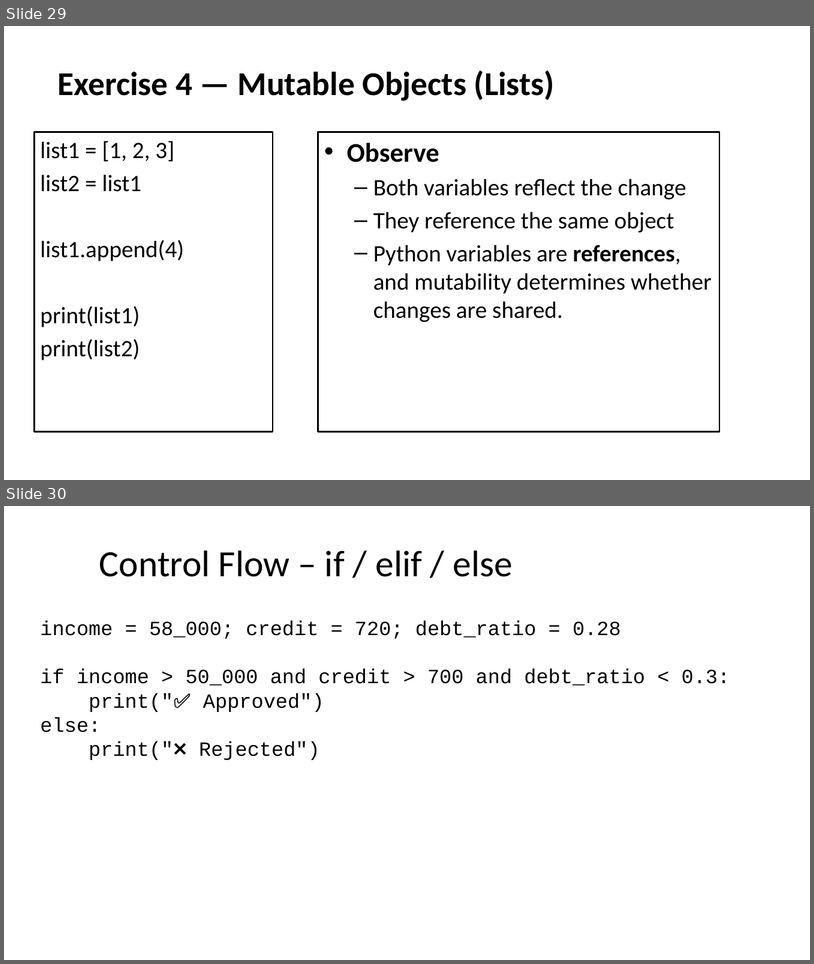
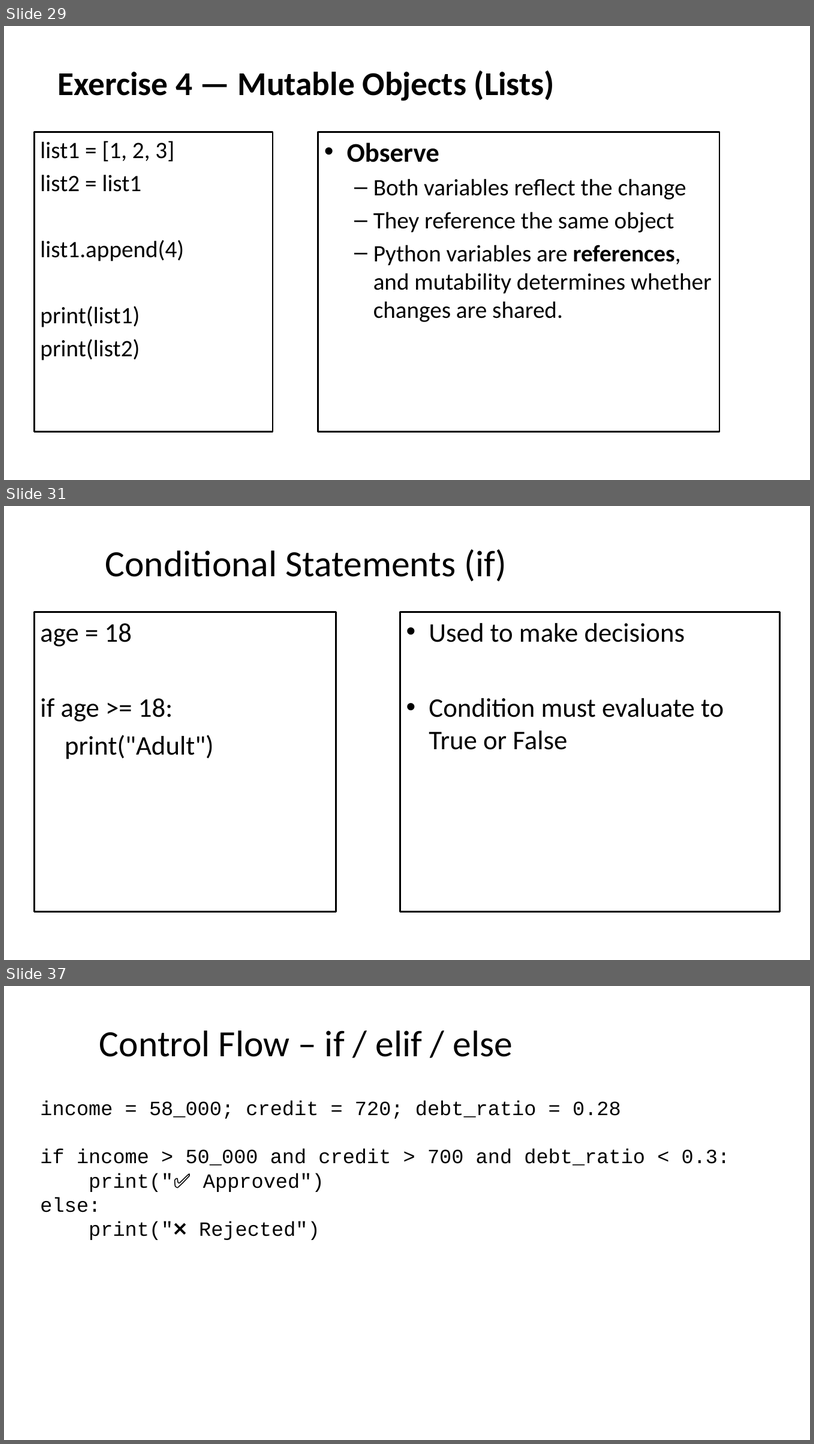
Before and after one commit to seanwhs/3-Day-Python-Crash-Course, a slide deck: Python_Crash_Course_2025.pptx. Shown one above the other, each under a label of ours: slides 29 and 30 before the commit, slides 29, 31 and 37 after it; the slides between them are not shown. The pictures are 814x964 and 814x1444 pixels, drawn with LibreOffice and Linux fonts; fonts in the diff are those of the drawing. Boxes give left, top, right and bottom in pixels: in the first picture for what was removed or moved away, otherwise in the second. Text is boxed around its words. In the diff, an @@ line names an element or a change of style, - is before the commit and + after.

```diff
--- a/Python_Crash_Course_2025.pptx
+++ b/Python_Crash_Course_2025.pptx
@@ slide 31 added at bbox=[4, 506, 810, 960], background #FFFFFF @@
@@ title added at bbox=[105, 549, 507, 582], 44 pt, text #000000 @@
+Conditional Statements (if)
@@ text added at bbox=[34, 612, 336, 912], fill #FFFFFF, outline #000000 2 pt, 32 pt, text #000000 @@
+age = 18
+if age >= 18:
+print("Adult")
@@ rectangle added at bbox=[400, 612, 780, 912], fill #FFFFFF, outline #000000 2 pt, 32 pt, text #000000 @@
+• Used to make decisions
+• Condition must evaluate to True or False
@@ what was slide 30 is now slide 37 @@
```
Also in this commit, not shown: 1 slide changed, 27 other slides added, 1 slide removed.
